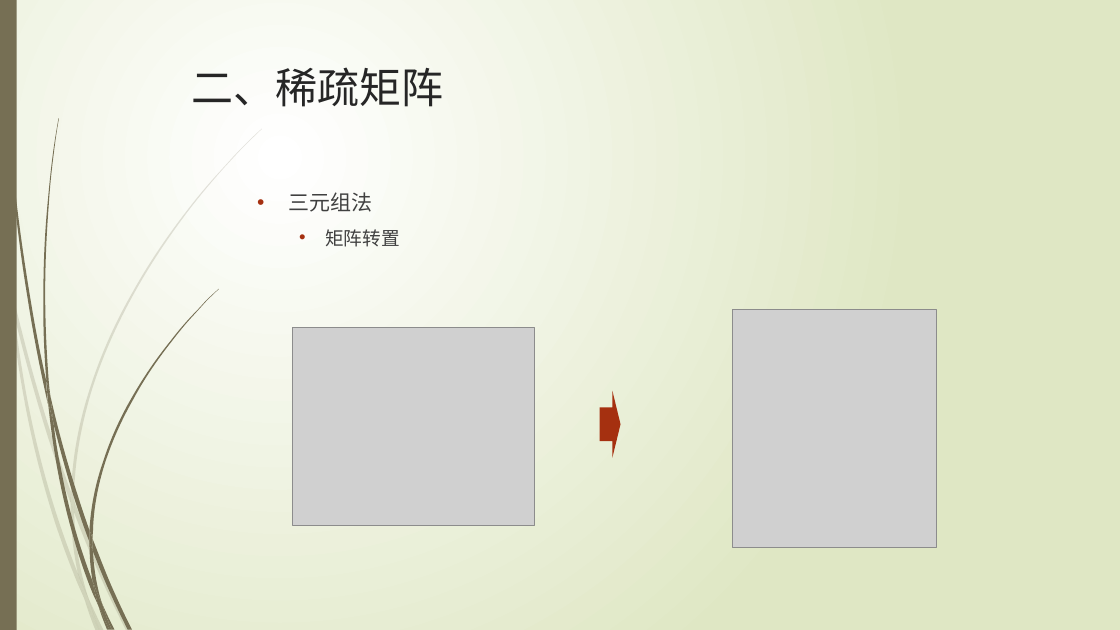
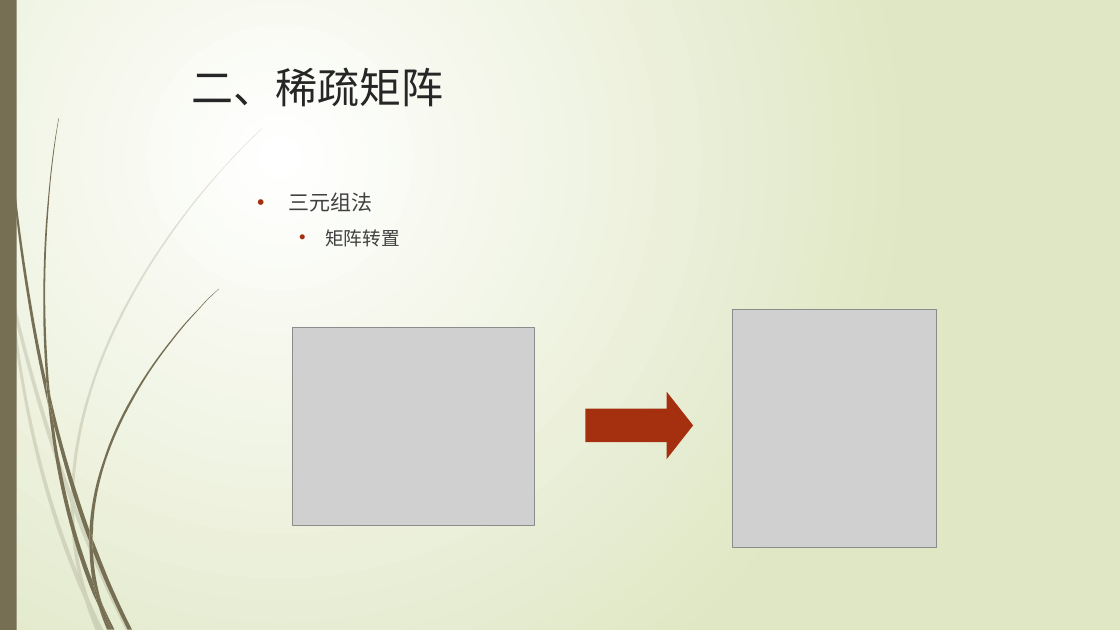
Before and after one commit to TeacherPeng/Datastruct, a slide deck: slide 16 of 教案/第05章 数组与广义表.pptx. Drawn at 1120x630 pixels with LibreOffice and Linux fonts; fonts in the diff are those of the drawing; grey boxes stand for pictures. Boxes give left, top, right and bottom in pixels: in the first picture for what was removed or moved away, otherwise in the second. Text is boxed around its words. In the diff, an @@ line names an element or a change of style, - is before the commit and + after.

Commit message:
更新三元组表矩阵乘法教案和代码

```diff
--- a/教案/第05章 数组与广义表.pptx
+++ b/教案/第05章 数组与广义表.pptx
@@ right arrow resized from (x1=600, y1=391, x2=621, y2=458) to (x1=586, y1=392, x2=693, y2=459) @@
```
Also in this commit, not shown: 3 other slides changed, 3 slides added, 1 slide removed, 2 other files.
